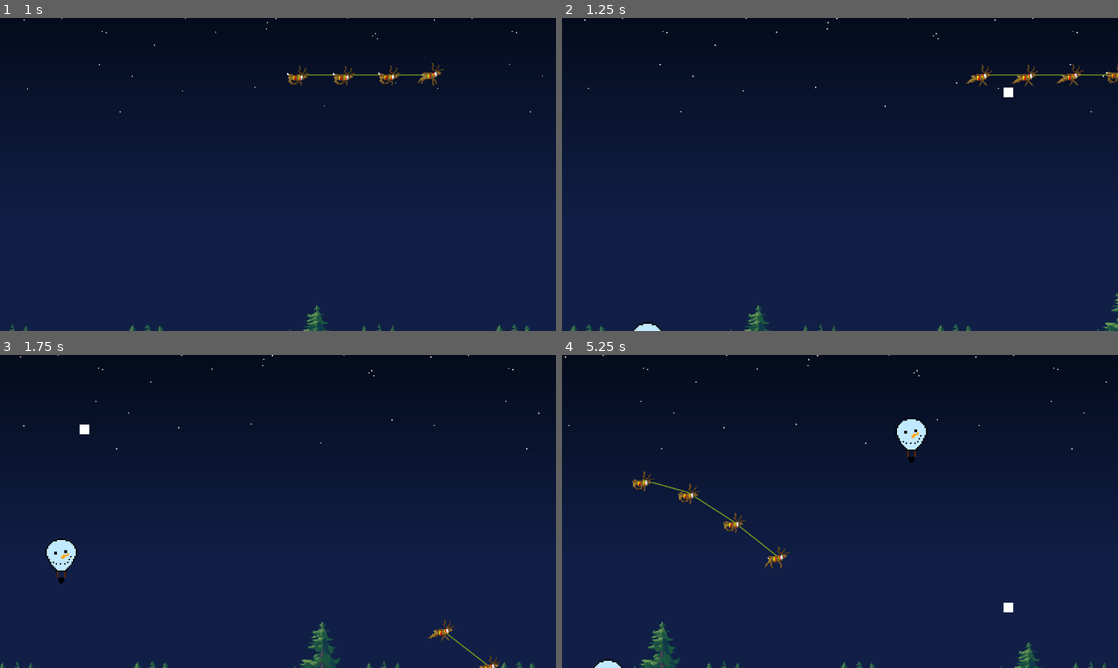
Above: before the commit, frames 1-4 (two rows, left to right).
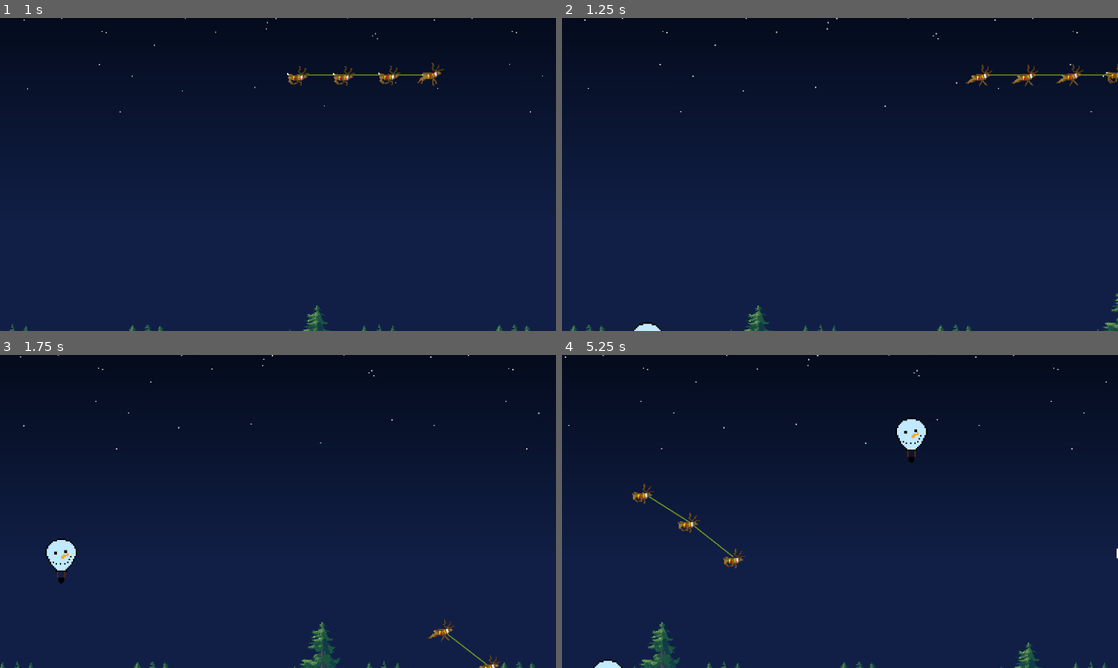
Above: after the commit, the same moments.

Repository: lohchness/santa-claus
Game: Godot game, scene res://level/level.tscn
Two runs of this game, one before a commit and one after it. Both use one fixed random seed, a clock stepped at 60 frames per second and the inputs below.
Inputs (mouse positions are in pixels of both pictures, inside the frame that each line leads up to):
- Up to frame 1 (1 s): move the mouse to (400, 158) at 0.52 s; hold Right (right) from 0.53 s (still down)
- Up to frame 2 (1.25 s): keep holding Right (right)
- Up to frame 3 (1.75 s): move the mouse to (166, 527) at 1.27 s; release Right (right) at 1.28 s; hold Down (down) from 1.28 s (still down)
- Up to frame 4 (5.25 s): move the mouse to (895, 442) at 2.02 s; release Down (down) at 2.03 s; hold Right (right) 2.03-2.78 s; move the mouse to (812, 574) at 2.77 s; hold Up (up) 2.78-3.53 s; move the mouse to (1006, 558) at 3.52 s; hold Left (left) 3.53-5.03 s; move the mouse to (673, 464) at 4.27 s; move the mouse to (867, 511) at 5.02 s; hold Down (down) from 5.03 s (still down)

Frame 1 is identical in both runs. In frame 2, less than 0.1% of the frame differs, in the area x 79-82%, y 22-26%; in frame 3, less than 0.1%; in frame 4, 1.0%, in the area x 12-100%, y 37-83%.

Commit message:
refactor: change horizontal rocket to snowball

Diff:
--- a/obstacles/rocket/horizontal_rocket.gd
+++ b/obstacles/rocket/horizontal_rocket.gd
@@ -1,13 +1,20 @@
-extends Area2D
+extends CharacterBody2D
 
-const SPEED = 1500
+var speed
+var jump_velocity
+
+func _ready() -> void:
+	speed = randi_range(-500, -800)
+	jump_velocity = randi_range(-400, -700)
+	velocity.y = jump_velocity
 
 func _physics_process(delta: float) -> void:
-	position += Vector2(-SPEED, 0) * delta
+	velocity.x = speed
+	velocity += Vector2(0, 700) * delta
+	move_and_slide()
 
 
-func _on_body_entered(body: Node2D) -> void:
-	print("hello")
+func _on_area_2d_body_entered(body: Node2D) -> void:
 	if body.has_method("receive_damage"):
 		body.receive_damage()
 	queue_free()
--- a/obstacles/rocket/horizontal_rocket.tscn
+++ b/obstacles/rocket/horizontal_rocket.tscn
@@ -4,9 +4,9 @@
 
 [sub_resource type="RectangleShape2D" id="RectangleShape2D_onxeo"]
 
-[node name="HorizontalRocket" type="Area2D"]
-collision_layer = 4
-collision_mask = 2
+[node name="Snowball" type="CharacterBody2D"]
+collision_layer = 0
+collision_mask = 0
 script = ExtResource("1_3vuik")
 
 [node name="Sprite2D" type="Sprite2D" parent="."]
@@ -18,7 +18,11 @@
 offset_bottom = 10.0
 mouse_filter = 2
 
-[node name="CollisionShape2D" type="CollisionShape2D" parent="."]
+[node name="Area2D" type="Area2D" parent="."]
+collision_layer = 4
+collision_mask = 2
+
+[node name="CollisionShape2D" type="CollisionShape2D" parent="Area2D"]
 shape = SubResource("RectangleShape2D_onxeo")
 
-[connection signal="body_entered" from="." to="." method="_on_body_entered"]
+[connection signal="body_entered" from="Area2D" to="." method="_on_area_2d_body_entered"]
